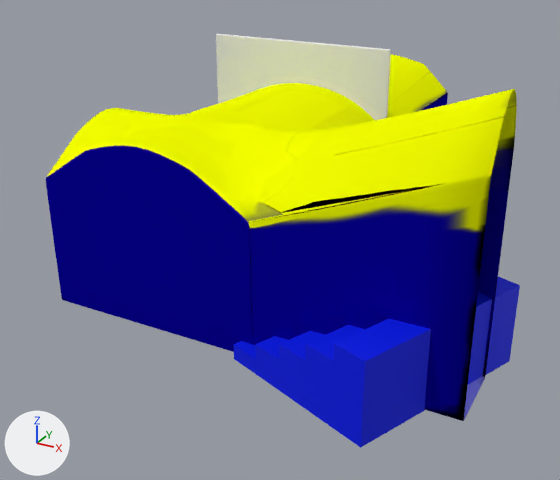
A saved change to the Blender file File di blender/Massimo/struttura muraria.blend.
One viewpoint serves both versions: a camera (50 mm lens) standing at (7.08, -6.72, 4.97) and looking at (2.2, 2.15, 0.53). The axes (+X, +Y, +Z) are drawn at lower left. The lights are the same throughout.

The first picture shows 'Muri', 'Muro intermezzo', 'Scala'.
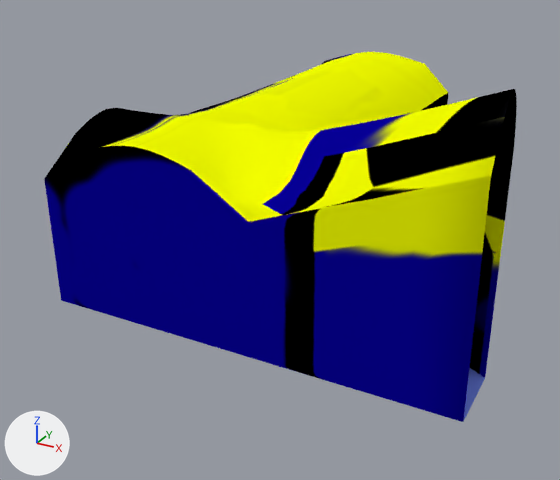
Commit message: modifiche ai muri

Pixel boxes [x1, y1, x2, y2] of what changed, in the pictures (560 x 480 px):
'Muri', surface changed, modifiers changed: before [46, 54, 517, 421]; after [44, 52, 517, 422]
'Scala', hidden (blue): before [233, 276, 520, 448]
'Muro intermezzo', hidden: before [216, 34, 391, 120]

The change, as a list of edits to the scene's bpy script:
```text
Change me_plane_001:
    where me_plane_001.from_pydata(...)  # 72 vertices, 77 faces; spans x 0.0..5.55, y -0.02..7.05, z 0.0..3.47
    used by ob_muri; location = (0.0, 0.0, 0.0)
    me_plane_001 part 1: texture (UV) coordinates of 77 of 77 faces, centred in x 0.0..4.41, y -0.02..7.05, z 0.0..2.83, changed; they spanned u 0.01..0.99, v 0.01..0.99 and now span u 0.02..0.98, v 0.02..0.98
Change ob_muro_intermezzo:
    add ob_muro_intermezzo.hide_viewport = True
Change ob_scala:
    add ob_scala.hide_viewport = True
Change ob_muri:
    where _m = ob_muri.modifiers.new('Bevel', 'BEVEL')
    _m.width: 0.044 -> 0.012
    _m.width_pct: 0.044 -> 0.012
    where _m = ob_muri.modifiers.new('Bevel', 'BEVEL')
    add _m.profile = 0.764
```
